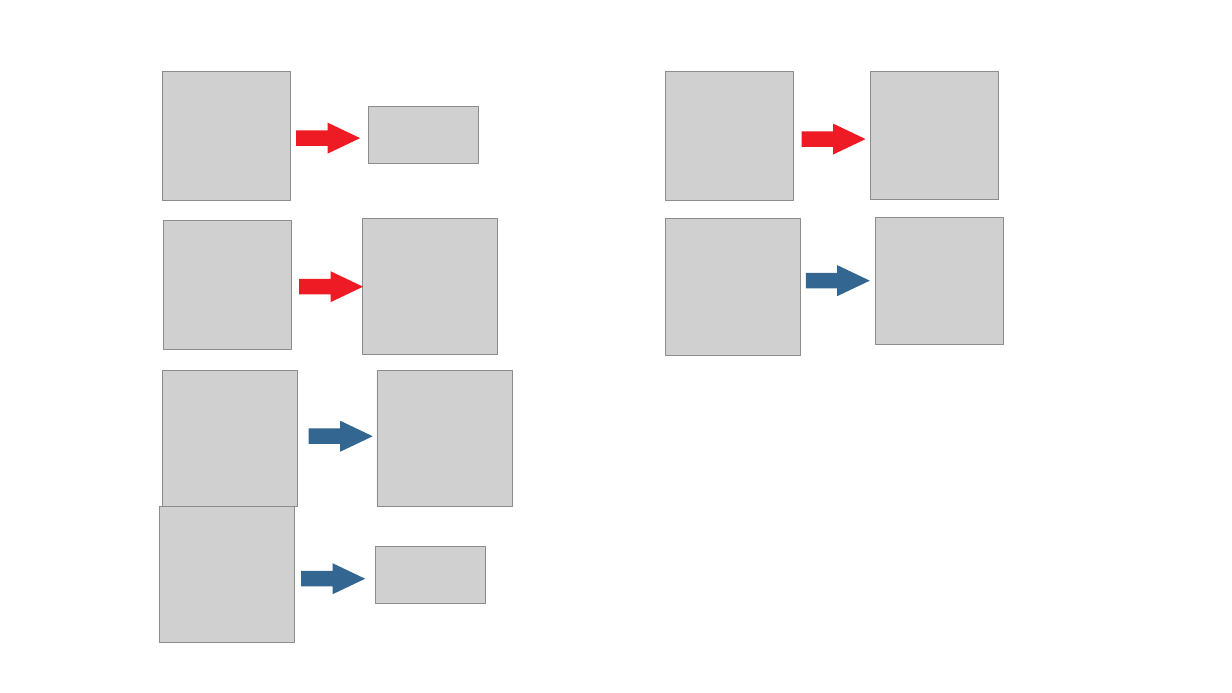
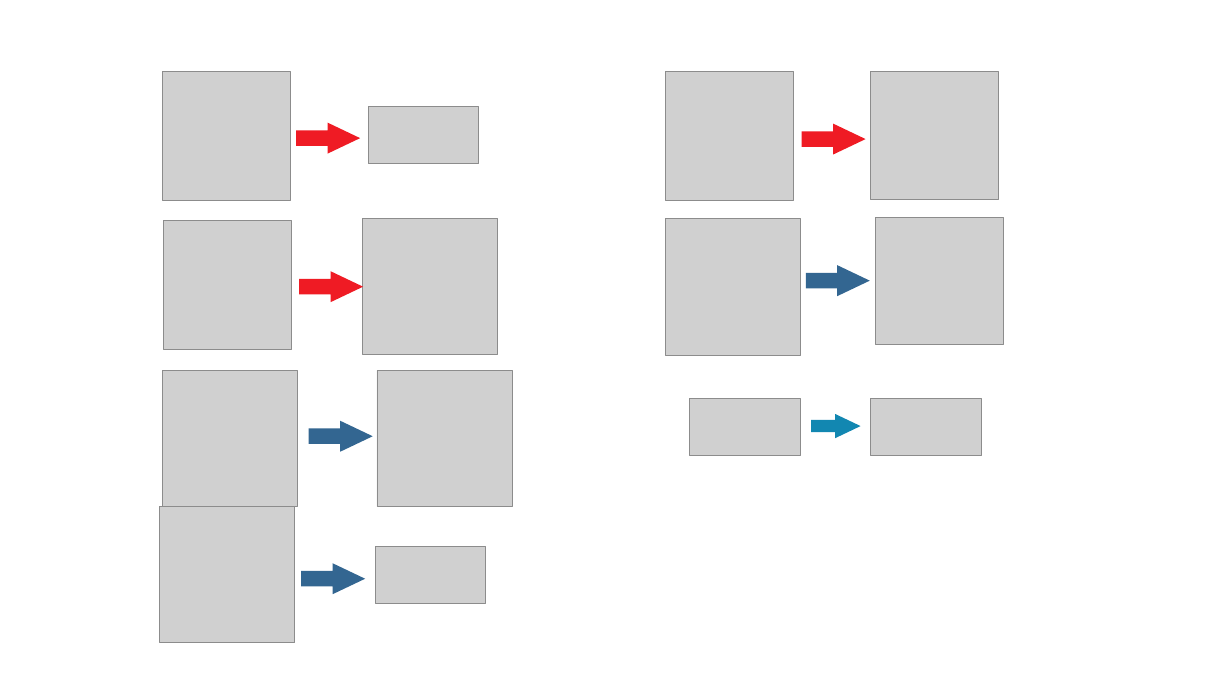
Before and after one commit to dimarudik/bublik, a slide deck: slide 1 of sql/pictures.pptx. Drawn at 1232x693 pixels with LibreOffice and Linux fonts; fonts in the diff are those of the drawing; grey boxes stand for pictures. Boxes give left, top, right and bottom in pixels: in the first picture for what was removed or moved away, otherwise in the second. Text is boxed around its words. In the diff, an @@ line names an element or a change of style, - is before the commit and + after.

```diff
--- a/sql/pictures.pptx
+++ b/sql/pictures.pptx
@@ picture added at (689, 398, 800, 456) @@
@@ right arrow added at (811, 414, 861, 438), fill #1287B1 @@
@@ picture added at (871, 398, 982, 456) @@
```
Also in this commit, not shown: 3 other files.
